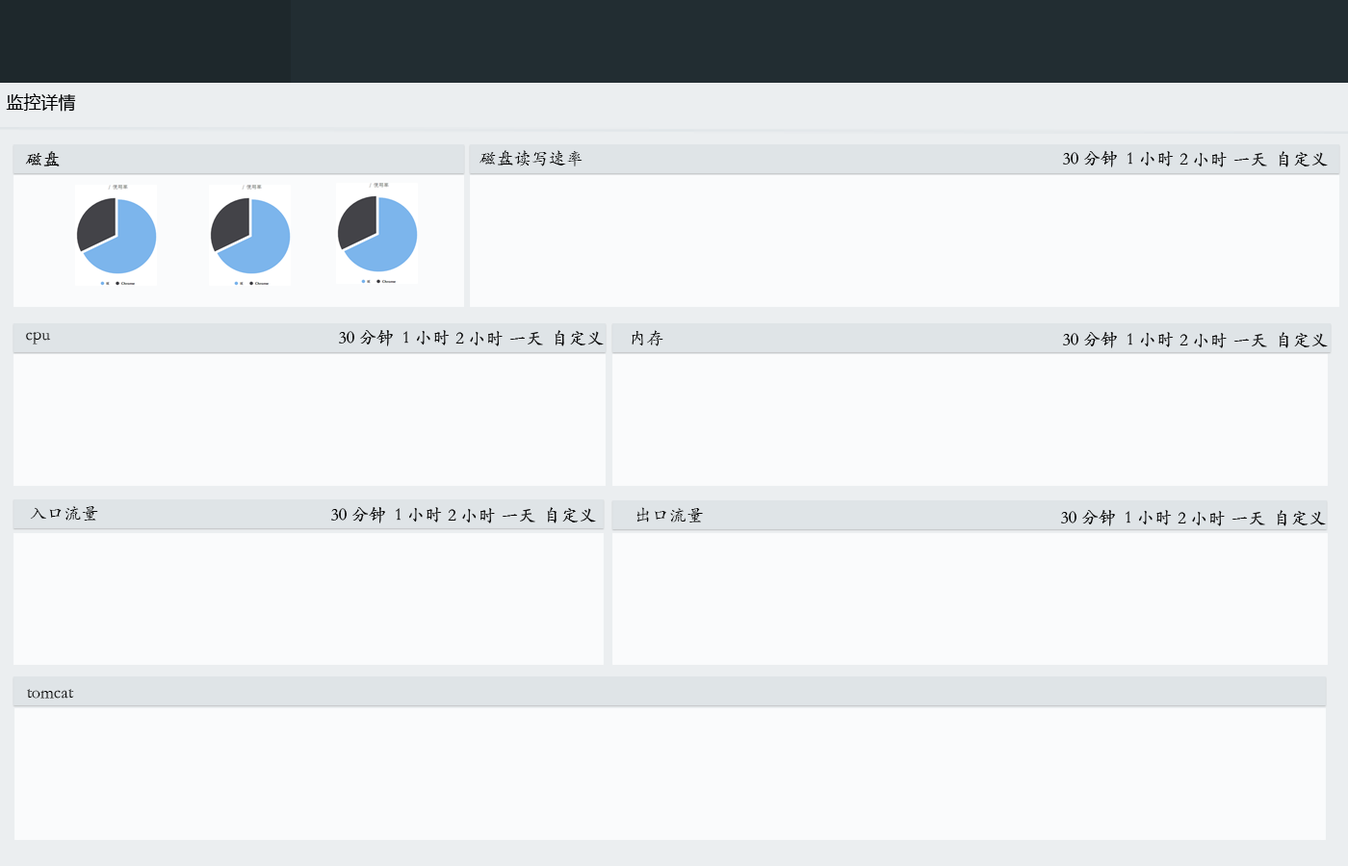
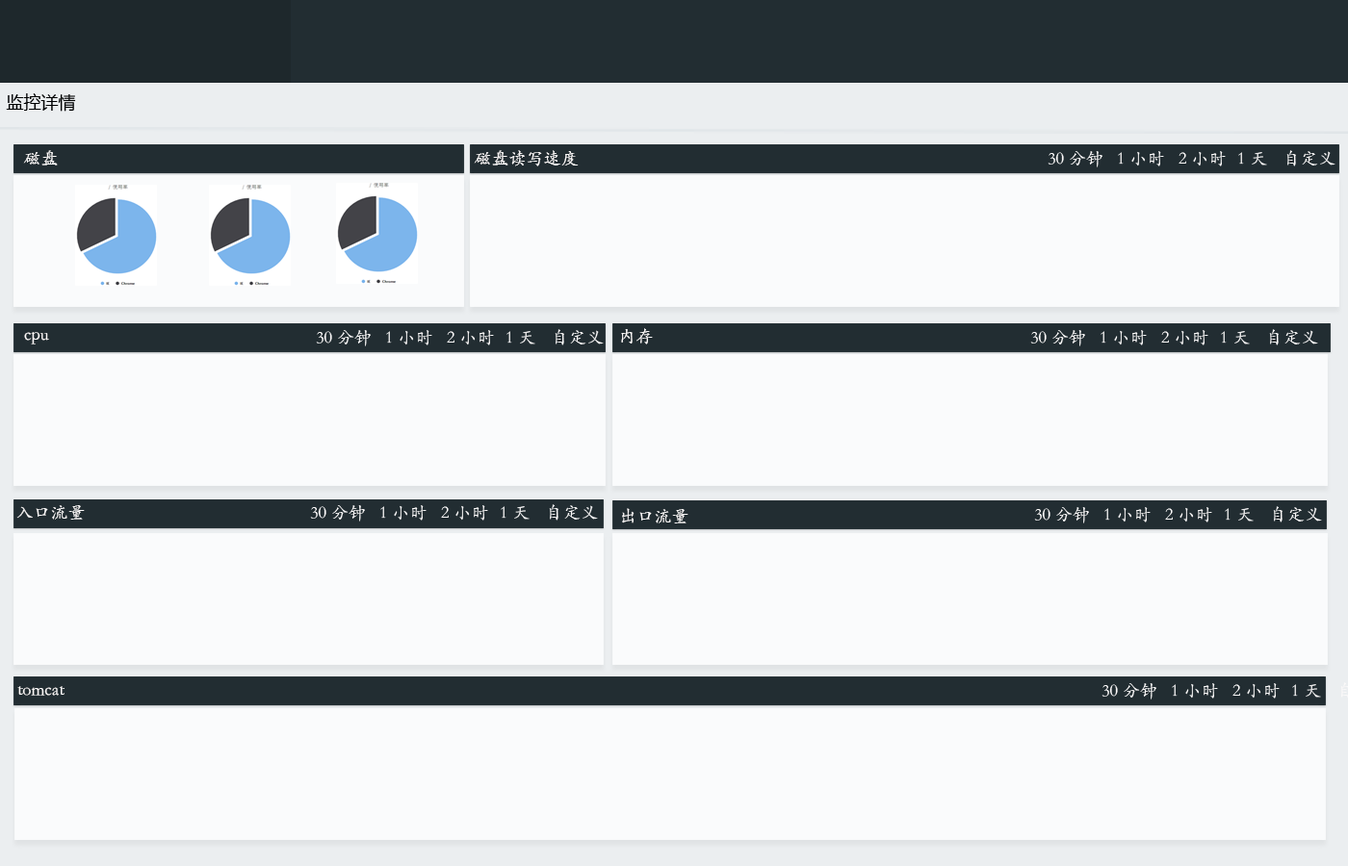
Before/after of a 1348×866 layered artwork. What changed in the layer stack:
painted on "tomcat" over box(17, 686, 75, 699)
moved "出口流量" above "入口流量", painted on it over box(621, 507, 703, 524)
moved "入口流量" above "内存", painted on it over box(16, 505, 99, 521)
moved "内存" above "cpu", painted on it over box(620, 328, 664, 347)
moved "cpu" above "读写速度", painted on it over box(24, 332, 52, 345)
renamed "磁盘读写速率" to "读写速度", moved it above "筛选 副本 5", painted on it over box(473, 150, 583, 167)
added layer "筛选 副本 5" above "筛选 副本 4" over box(1101, 682, 1348, 700)
moved "筛选 副本 4" above "筛选 副本 3", painted on it over box(1033, 506, 1326, 527)
moved "筛选 副本 3" above "筛选 副本 2", painted on it over box(309, 504, 598, 524)
moved "筛选 副本 2" above "筛选 副本", painted on it over box(338, 329, 1318, 347)
moved "筛选 副本" above "筛选", painted on it over box(315, 329, 1328, 349)
moved "筛选" above "圆角矩形 2 副本 6", painted on it over box(1047, 150, 1336, 168)
painted on "磁盘" over box(23, 150, 60, 167)
